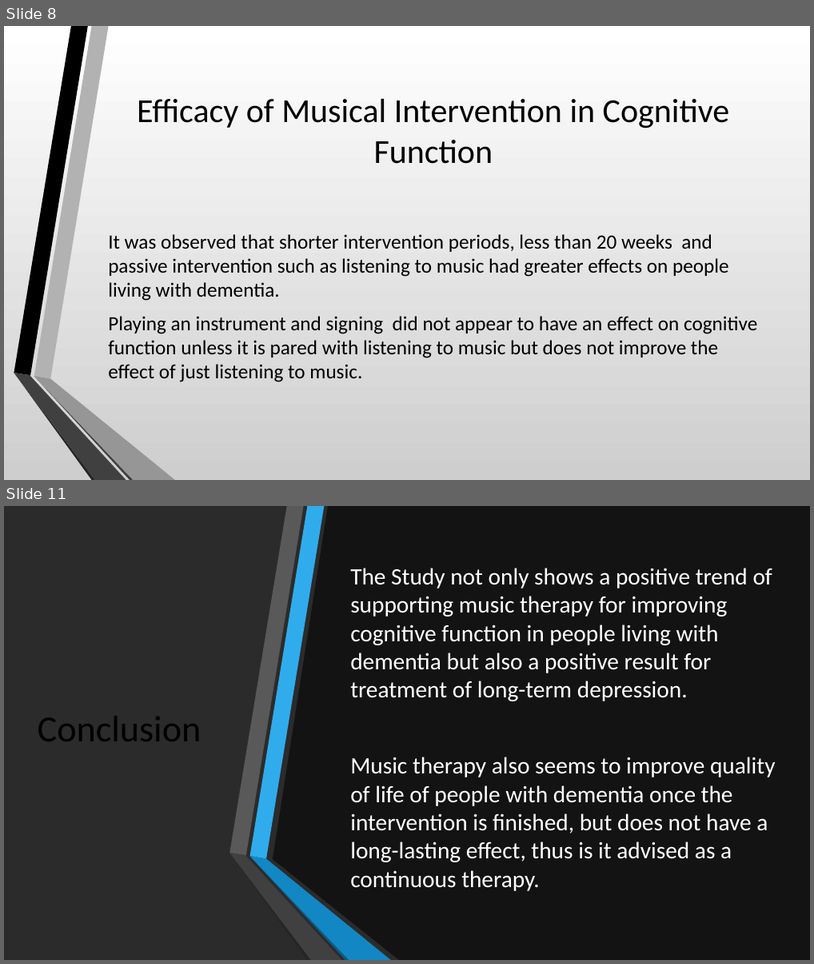
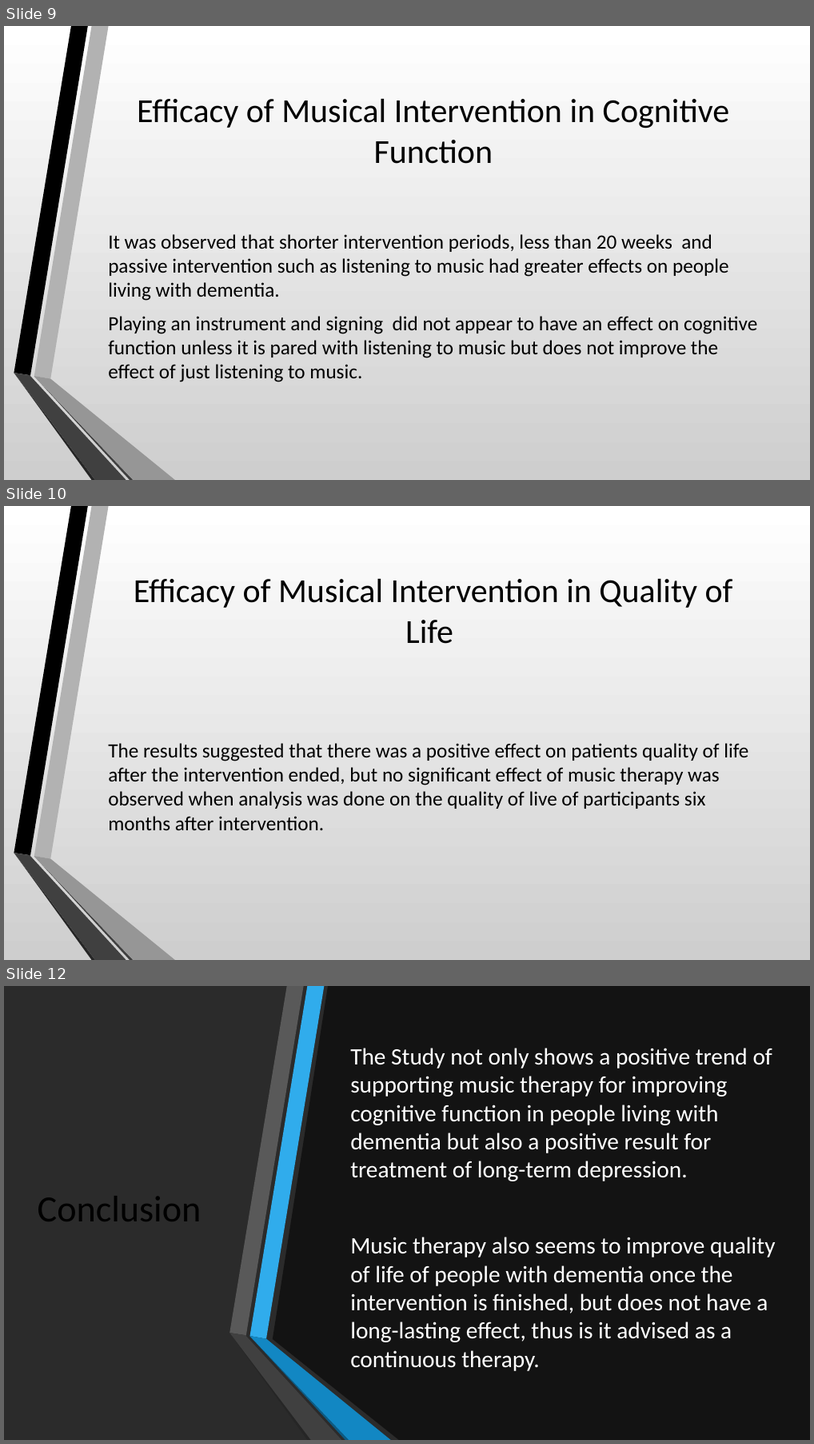
Before and after one commit to LoftieFourie/Honours_Project, a slide deck: MusicTherapy.pptx. Shown one above the other, each under a label of ours: slides 8 and 11 before the commit, slides 9, 10 and 12 after it; the slides between them are not shown. The pictures are 814x964 and 814x1444 pixels, drawn with LibreOffice and Linux fonts; fonts in the diff are those of the drawing; background and template pictures are left out; a plain dark background stands for a picture behind light text. Boxes give left, top, right and bottom in pixels: in the first picture for what was removed or moved away, otherwise in the second. Text is boxed around its words. In the diff, an @@ line names an element or a change of style, - is before the commit and + after.

Commit message:
final Music Therapy

```diff
--- a/MusicTherapy.pptx
+++ b/MusicTherapy.pptx
@@ slide 10 added at [4,506,810,960], background gradient #FFFFFF to #CECECE; not listed: 4 template elements that a slide beside it also shows @@
@@ rectangle added at [4,506,810,960], fill gradient #FFFFFF to #CECECE @@
@@ title added at [134,579,734,644], 40 pt, text #000000 @@
+Efficacy of Musical Intervention in Quality of Life
@@ text added at [108,743,749,830], 24 pt, text #000000 @@
+The results suggested that there was a positive effect on patients quality of life after the intervention ended, but no significant effect of music therapy was observed when analysis was done on the quality of live of participants six months after intervention.
@@ group added at [14,506,175,960]: 6 freeform shapes @@
@@ what was slide 8 is now slide 9 @@
@@ what was slide 11 is now slide 12 @@
```
Also in this commit, not shown: 1 slide changed, 3 other slides added, 3 slides removed.
